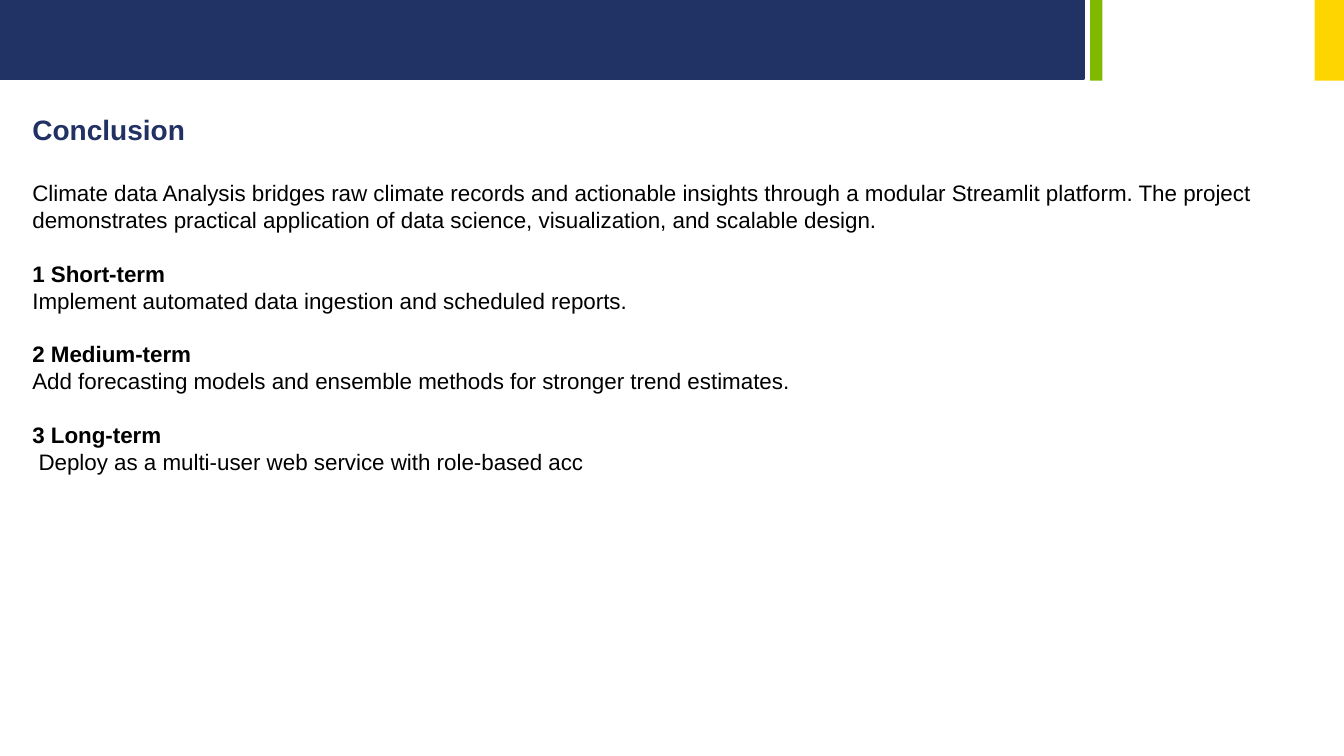
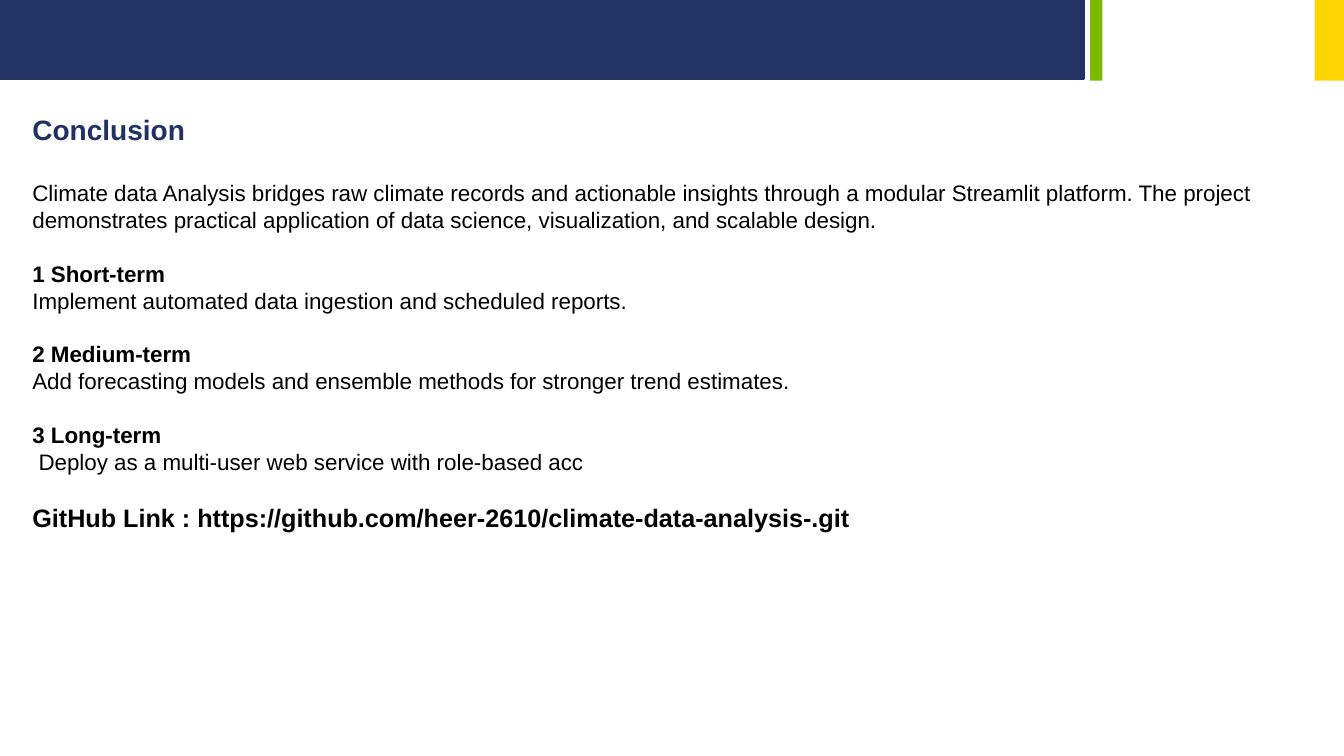
Before and after one commit to heer-2610/climate-data-analysis-, a slide deck: slide 13 of Capstone_Project_Template 1.pptx. Drawn at 1344x756 pixels with LibreOffice and Linux fonts; fonts in the diff are those of the drawing; background and template pictures are left out. Boxes give left, top, right and bottom in pixels: in the first picture for what was removed or moved away, otherwise in the second. Text is boxed around its words. In the diff, an @@ line names an element or a change of style, - is before the commit and + after.

Commit message:
ppt

```diff
--- a/Capstone_Project_Template 1.pptx
+++ b/Capstone_Project_Template 1.pptx
@@ text at [32,508,849,532]: paragraph added @@
+GitHub Link : https://github.com/heer-2610/climate-data-analysis-.git
```
